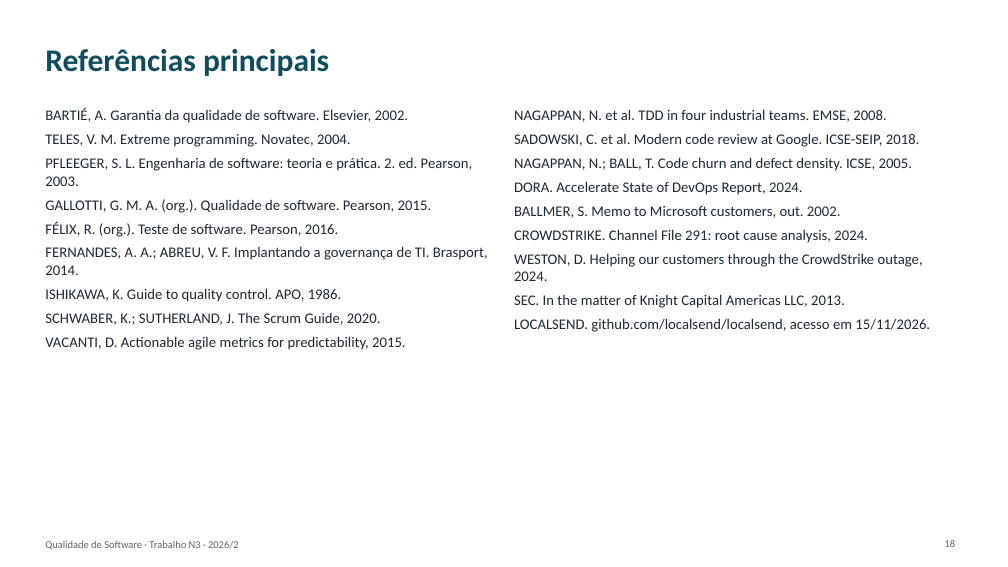
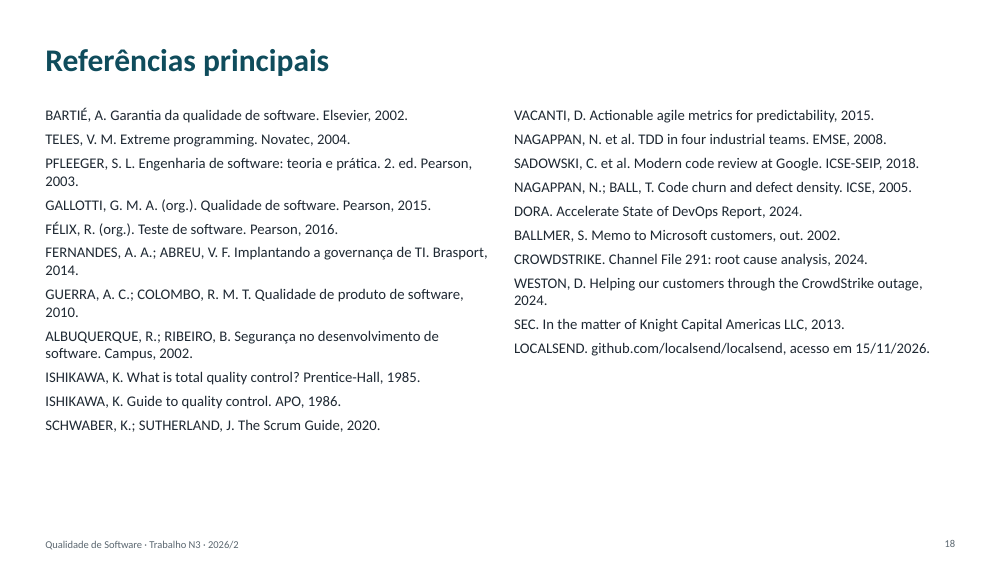
Before and after one commit to geison-melo/software-engineering, a slide deck: slide 18 of 5-semestre/qualidade-de-software/Trabalho N3/Apresentação N3 - Ferramentas da Qualidade.pptx. Drawn at 1008x567 pixels with LibreOffice and Linux fonts; fonts in the diff are those of the drawing. Boxes give left, top, right and bottom in pixels: in the first picture for what was removed or moved away, otherwise in the second. Text is boxed around its words. In the diff, an @@ line names an element or a change of style, - is before the commit and + after.

```diff
--- a/5-semestre/qualidade-de-software/Trabalho N3/Apresentação N3 - Ferramentas da Qualidade.pptx
+++ b/5-semestre/qualidade-de-software/Trabalho N3/Apresentação N3 - Ferramentas da Qualidade.pptx
@@ text at [514,109,875,123]: paragraph added @@
+VACANTI, D. Actionable agile metrics for predictability, 2015.
@@ text at [45,288,464,385]: paragraphs added @@
+GUERRA, A. C.; COLOMBO, R. M. T. Qualidade de produto de software, 2010.
+ALBUQUERQUE, R.; RIBEIRO, B. Segurança no desenvolvimento de software. Campus, 2002.
+ISHIKAWA, K. What is total quality control? Prentice-Hall, 1985.
@@ text at [45,336,406,350]: paragraph removed @@
-VACANTI, D. Actionable agile metrics for predictability, 2015.
```
Also in this commit, not shown: 1 other slide changed, 2 other files.
